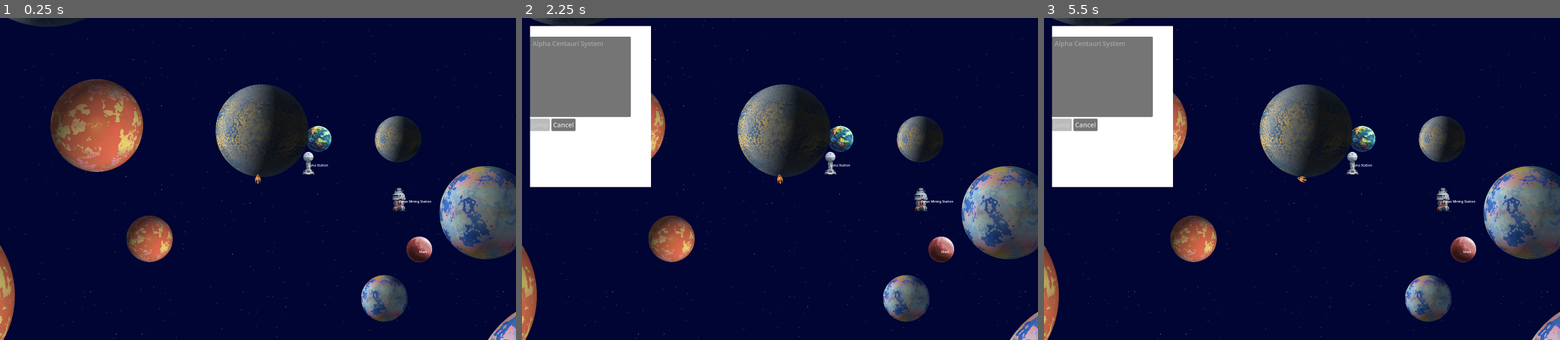
Above: before the commit, frames 1-3 (left to right).
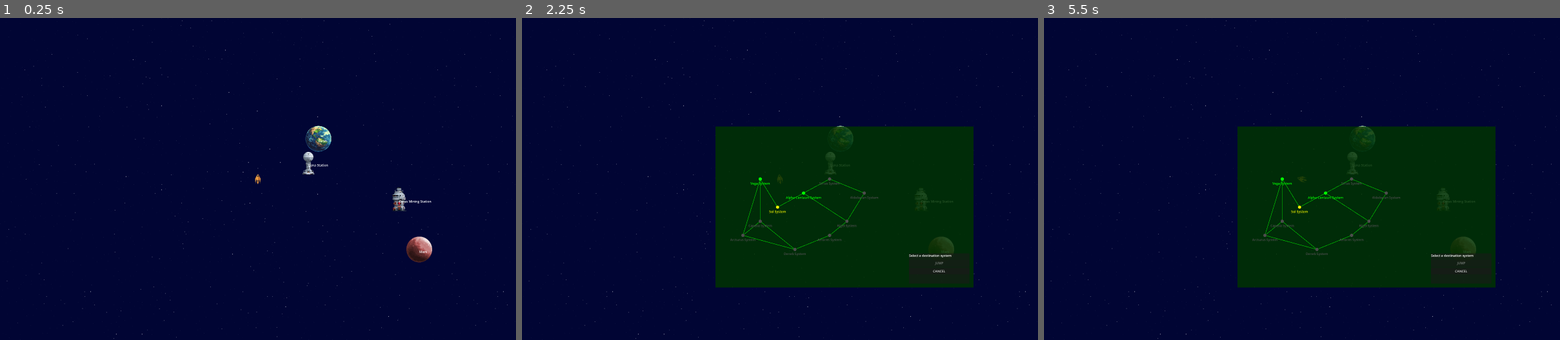
Above: after the commit, the same moments.

Repository: krets/GN_Prototype
Game: Godot game, scene res://scenes/Main.tscn
Two runs of this game, one before a commit and one after it. Both use one fixed random seed, a clock stepped at 60 frames per second and the inputs below.
Inputs (mouse positions are in pixels of both pictures, inside the frame that each line leads up to):
- Up to frame 1 (0.25 s): no input
- Up to frame 2 (2.25 s): tap Enter at 0.5 s; move the mouse to (893, 162) at 0.52 s; hold Right (turn_right) 0.53-1.25 s; hold H (hyperspace) 0.53-1.25 s; click (893, 162) at 0.67 s; click "Cancel" (after the commit: "CANCEL") at 1.25 s; tap Space (interact) at 2 s; move the mouse to (676, 195) at 2.02 s; hold Left (turn_left) from 2.03 s (still down); tap H (hyperspace) at 2.1 s; click (676, 195) at 2.17 s
- Up to frame 3 (5.5 s): tap Enter at 2.75, 4.25 s; move the mouse to (1353, 108) at 2.77 s; release Left (turn_left) at 2.78 s; hold Right (turn_right) 2.78-3.53 s; hold Space (interact) 2.78-3.53 s; click (1353, 108) at 2.92 s; tap H (hyperspace) at 3.05, 3.6, 5.3 s; move the mouse to (1276, 243) at 3.52 s; hold Up (thrust) 3.53-4.28 s; click (1276, 243) at 3.67 s; move the mouse to (1456, 227) at 4.27 s; hold H (hyperspace) 4.28-5.03 s; hold Left (turn_left) from 4.28 s (still down); click (1456, 227) at 4.42 s; tap Escape (ui_cancel) at 4.9 s; move the mouse to (1147, 130) at 5.02 s; tap Space (interact) at 5.1 s; click (1147, 130) at 5.17 s

The runs differ from the first frame. In frame 1, 15% of the frame differs, in the area x 0-100%, y 0-100%; in frame 2, 44%; in frame 3, 44%.

Commit message:
Hyperspace Map Improved
also many more systems added. Quite simple to add more. Just modify the JSON file in the Data folder.

Diff:
--- a/data/universe.json
+++ b/data/universe.json
@@ -4,7 +4,7 @@
 	  "name": "Sol System",
 	  "description": "The birthplace of humanity",
 	  "background": "res://backgrounds/sol_nebula.png",
-	  "connections": ["alpha_centauri"],
+	  "connections": ["alpha_centauri", "vega_system"],
 	  "starfield": {
 		"layer_count": 3,
 		"base_density": 150,
@@ -74,7 +74,7 @@
 	  "name": "Alpha Centauri System",
 	  "description": "Humanity's first interstellar colony",
 	  "background": "res://backgrounds/alpha_centauri_nebula.png",
-	  "connections": ["sol_system"],
+	  "connections": ["sol_system", "sirius_system", "rigel_system"],
 	  "starfield": {
 		"layer_count": 5,
 		"base_density": 200,
@@ -127,6 +127,192 @@
 		  "population": 5000
 		}
 	  ]
+	},
+	"vega_system": {
+	  "name": "Vega System",
+	  "description": "A frontier trading hub",
+	  "connections": ["sol_system", "arcturus_system", "capella_system"],
+	  "celestial_bodies": [
+		{
+		  "id": "vega_prime",
+		  "name": "Vega Prime",
+		  "type": "planet",
+		  "description": "A rocky mining world",
+		  "position": { "x": 400, "y": 200 },
+		  "sprite": "res://sprites/planets/earth.png",
+		  "can_land": true,
+		  "services": ["outfitter", "commodity_exchange"],
+		  "government": "independent",
+		  "tech_level": 3,
+		  "population": 2000000
+		},
+		{
+		  "id": "vega_station",
+		  "name": "Vega Outpost",
+		  "type": "station",
+		  "description": "A small trading station",
+		  "position": { "x": -300, "y": -100 },
+		  "sprite": "res://sprites/stations/mining_station.png",
+		  "can_land": true,
+		  "services": ["commodity_exchange", "bar"],
+		  "government": "independent",
+		  "tech_level": 3,
+		  "population": 15000
+		}
+	  ]
+	},
+	"sirius_system": {
+	  "name": "Sirius System",
+	  "description": "A wealthy commercial system",
+	  "connections": ["alpha_centauri", "aldebaran_system"],
+	  "celestial_bodies": [
+		{
+		  "id": "sirius_major",
+		  "name": "Sirius Major",
+		  "type": "planet",
+		  "description": "A prosperous trade world",
+		  "position": { "x": -200, "y": 400 },
+		  "sprite": "res://sprites/planets/earth.png",
+		  "can_land": true,
+		  "services": ["shipyard", "outfitter", "commodity_exchange", "mission_computer"],
+		  "government": "confederation",
+		  "tech_level": 5,
+		  "population": 150000000
+		}
+	  ]
+	},
+	"rigel_system": {
+	  "name": "Rigel System",
+	  "description": "An industrial manufacturing center",
+	  "connections": ["alpha_centauri", "antares_system", "aldebaran_system"],
+	  "celestial_bodies": [
+		{
+		  "id": "rigel_forge",
+		  "name": "Rigel Forge",
+		  "type": "station",
+		  "description": "A massive shipbuilding facility",
+		  "position": { "x": 0, "y": 0 },
+		  "sprite": "res://sprites/stations/jump_gate.png",
+		  "can_land": true,
+		  "services": ["shipyard", "outfitter"],
+		  "government": "confederation",
+		  "tech_level": 6,
+		  "population": 500000
+		},
+		{
+		  "id": "rigel_beta",
+		  "name": "Rigel Beta",
+		  "type": "planet",
+		  "description": "An industrial world",
+		  "position": { "x": 600, "y": -300 },
+		  "sprite": "res://sprites/planets/mars.png",
+		  "can_land": true,
+		  "services": ["commodity_exchange", "mission_computer"],
+		  "government": "confederation",
+		  "tech_level": 4,
+		  "population": 80000000
+		}
+	  ]
+	},
+	"arcturus_system": {
+	  "name": "Arcturus System",
+	  "description": "A quiet research system",
+	  "connections": ["vega_system", "capella_system", "deneb_system"],
+	  "celestial_bodies": [
+		{
+		  "id": "arcturus_lab",
+		  "name": "Arcturus Research Lab",
+		  "type": "station",
+		  "description": "Advanced scientific research facility",
+		  "position": { "x": -400, "y": 200 },
+		  "sprite": "res://sprites/stations/research_station.png",
+		  "can_land": true,
+		  "services": ["outfitter", "bar"],
+		  "government": "confederation",
+		  "tech_level": 7,
+		  "population": 25000
+		}
+	  ]
+	},
+	"deneb_system": {
+	  "name": "Deneb System",
+	  "description": "A remote frontier outpost",
+	  "connections": ["arcturus_system", "capella_system", "antares_system"],
+	  "celestial_bodies": [
+		{
+		  "id": "deneb_outpost",
+		  "name": "Deneb Frontier Post",
+		  "type": "station",
+		  "description": "The edge of known space",
+		  "position": { "x": 300, "y": 300 },
+		  "sprite": "res://sprites/stations/mining_station.png",
+		  "can_land": true,
+		  "services": ["commodity_exchange", "bar"],
+		  "government": "independent",
+		  "tech_level": 2,
+		  "population": 8000
+		}
+	  ]
+	},
+	"aldebaran_system": {
+	  "name": "Aldebaran System",
+	  "description": "A strategic military system",
+	  "connections": ["sirius_system", "rigel_system"],
+	  "celestial_bodies": [
+		{
+		  "id": "aldebaran_base",
+		  "name": "Aldebaran Naval Base",
+		  "type": "station",
+		  "description": "Confederation military headquarters",
+		  "position": { "x": 0, "y": -400 },
+		  "sprite": "res://sprites/stations/jump_gate.png",
+		  "can_land": true,
+		  "services": ["shipyard", "outfitter", "mission_computer"],
+		  "government": "confederation",
+		  "tech_level": 6,
+		  "population": 200000
+		}
+	  ]
+	},
+	"antares_system": {
+	  "name": "Antares System",
+	  "description": "A dangerous pirate haven",
+	  "connections": ["rigel_system", "deneb_system"],
+	  "celestial_bodies": [
+		{
+		  "id": "antares_hideout",
+		  "name": "Freeport Antares",
+		  "type": "station",
+		  "description": "A lawless trading post",
+		  "position": { "x": 500, "y": 100 },
+		  "sprite": "res://sprites/stations/mining_station.png",
+		  "can_land": true,
+		  "services": ["outfitter", "commodity_exchange", "bar"],
+		  "government": "independent",
+		  "tech_level": 3,
+		  "population": 50000
+		}
+	  ]
+	},
+	"capella_system": {
+	  "name": "Capella System",
+	  "description": "An agricultural supply system",
+	  "connections": ["vega_system", "arcturus_system", "deneb_system"],
+	  "celestial_bodies": [
+		{
+		  "id": "capella_farms",
+		  "name": "Capella Agricultural Station",
+		  "type": "station",
+		  "description": "Food production for the frontier",
+		  "position": { "x": -200, "y": -200 },
+		  "sprite": "res://sprites/stations/mining_station.png",
+		  "can_land": true,
+		  "services": ["commodity_exchange", "bar"],
+		  "government": "confederation",
+		  "tech_level": 4,
+		  "population": 75000
+		}
+	  ]
 	}
   },
   "governments": {
--- a/project.godot
+++ b/project.godot
@@ -23,6 +23,7 @@
 
 window/size/viewport_width=3840
 window/size/viewport_height=2160
+window/size/mode=3
 window/stretch/scale=2.0
 
 [input]
--- /dev/null
+++ b/scenes/HyperspaceMap.tscn
@@ -0,0 +1,37 @@
+[gd_scene load_steps=2 format=3 uid="uid://dx1xspawun6rt"]
+
+[ext_resource type="Script" uid="uid://din31j8ene7cm" path="res://scripts/HyperspaceMap.gd" id="1_8ufwo"]
+
+[node name="HyperspaceMap" type="Control"]
+layout_mode = 3
+anchors_preset = 0
+offset_right = 800.0
+offset_bottom = 600.0
+script = ExtResource("1_8ufwo")
+
+[node name="InfoPanel" type="Panel" parent="."]
+layout_mode = 0
+offset_left = 500.0
+offset_top = 450.0
+offset_right = 800.0
+offset_bottom = 600.0
+
+[node name="VBox" type="VBoxContainer" parent="InfoPanel"]
+layout_mode = 1
+anchors_preset = 15
+anchor_right = 1.0
+anchor_bottom = 1.0
+grow_horizontal = 2
+grow_vertical = 2
+theme_override_constants/separation = 10
+
+[node name="InfoLabel" type="Label" parent="InfoPanel/VBox"]
+layout_mode = 2
+
+[node name="JumpButton" type="Button" parent="InfoPanel/VBox"]
+layout_mode = 2
+text = "JUMP"
+
+[node name="CancelButton" type="Button" parent="InfoPanel/VBox"]
+layout_mode = 2
+text = "CANCEL"
--- a/scenes/Main.tscn
+++ b/scenes/Main.tscn
@@ -1,8 +1,9 @@
-[gd_scene load_steps=4 format=3 uid="uid://bxvy6rfv2kbi4"]
+[gd_scene load_steps=5 format=3 uid="uid://bxvy6rfv2kbi4"]
 
 [ext_resource type="PackedScene" uid="uid://bs2vv8mki25h1" path="res://scenes/SystemScene.tscn" id="1_rvslj"]
 [ext_resource type="PackedScene" uid="uid://el1ywym68otq" path="res://scenes/PlayerShip.tscn" id="2_0bbpv"]
 [ext_resource type="Script" uid="uid://uojwd2ka5uy1" path="res://scripts/UIController.gd" id="3_0bbpv"]
+[ext_resource type="PackedScene" uid="uid://dx1xspawun6rt" path="res://scenes/HyperspaceMap.tscn" id="4_rarhs"]
 
 [node name="Main" type="Node2D"]
 
@@ -14,39 +15,21 @@
 
 [node name="UIController" type="Control" parent="UI"]
 layout_mode = 3
-anchors_preset = 0
-offset_right = 40.0
-offset_bottom = 40.0
+anchors_preset = 15
+anchor_right = 1.0
+anchor_bottom = 1.0
+grow_horizontal = 2
+grow_vertical = 2
+scale = Vector2(0.5, 0.5)
+pivot_offset = Vector2(960, 540)
 script = ExtResource("3_0bbpv")
 
-[node name="HyperspaceMenu" type="ColorRect" parent="UI/UIController"]
-layout_mode = 0
-offset_right = 40.0
-offset_bottom = 40.0
-
-[node name="VBoxContainer" type="VBoxContainer" parent="UI/UIController/HyperspaceMenu"]
-layout_mode = 0
-offset_right = 40.0
-offset_bottom = 40.0
-
-[node name="Title" type="Label" parent="UI/UIController/HyperspaceMenu/VBoxContainer"]
-layout_mode = 2
-text = "Select Destination"
-
-[node name="SystemList" type="ItemList" parent="UI/UIController/HyperspaceMenu/VBoxContainer"]
-layout_mode = 2
-
-[node name="HBoxContainer" type="HBoxContainer" parent="UI/UIController/HyperspaceMenu/VBoxContainer"]
-layout_mode = 2
-
-[node name="TravelButton" type="Button" parent="UI/UIController/HyperspaceMenu/VBoxContainer/HBoxContainer"]
-layout_mode = 2
-text = "Jump"
-
-[node name="CancelButton" type="Button" parent="UI/UIController/HyperspaceMenu/VBoxContainer/HBoxContainer"]
-layout_mode = 2
-text = "Cancel"
-
-[node name="InfoLabel" type="Label" parent="UI/UIController/HyperspaceMenu/VBoxContainer"]
-layout_mode = 2
-text = "Select destination system"
+[node name="HyperspaceMap" parent="UI/UIController" instance=ExtResource("4_rarhs")]
+layout_mode = 1
+anchors_preset = 15
+anchor_right = 1.0
+anchor_bottom = 1.0
+offset_right = 0.0
+offset_bottom = 0.0
+grow_horizontal = 2
+grow_vertical = 2
--- a/scenes/SystemScene.tscn
+++ b/scenes/SystemScene.tscn
@@ -14,4 +14,5 @@
 [node name="PlayerSpawn" type="Node2D" parent="."]
 
 [node name="PlanetGenerator" parent="." instance=ExtResource("3_yc7ia")]
+visible = false
 position = Vector2(402, 579)
--- /dev/null
+++ b/scripts/HyperspaceMap.gd
@@ -0,0 +1,209 @@
+# =============================================================================
+# HYPERSPACE MAP - Visual galaxy map for system navigation
+# =============================================================================
+# HyperspaceMap.gd
+extends Control
+
+@onready var info_label = $InfoPanel/VBox/InfoLabel
+@onready var jump_button = $InfoPanel/VBox/JumpButton
+@onready var cancel_button = $InfoPanel/VBox/CancelButton
+
+var systems_data: Dictionary = {}
+var system_positions: Dictionary = {}
+var system_connections: Dictionary = {}
+var selected_system: String = ""
+var current_system: String = ""
+
+# Visual settings - retro DOS green theme
+var bg_color = Color(0.0, 0.2, 0.0, 0.85)  # Dark green with 75% transparency
+var line_color = Color(0.0, 0.8, 0.0, 1.0)  # Bright green
+var system_color = Color(0.0, 1.0, 0.0, 1.0)  # Bright green
+var current_system_color = Color(1.0, 1.0, 0.0, 1.0)  # Yellow
+var selected_system_color = Color(1.0, 0.5, 0.0, 1.0)  # Orange
+var unavailable_color = Color(0.3, 0.3, 0.3, 1.0)  # Dark gray
+
+var system_radius = 8.0
+var line_width = 2.0
+
+func _ready():
+	# Don't force full rect - let the parent control the size
+	setup_systems()
+	current_system = UniverseManager.current_system_id
+	jump_button.pressed.connect(_on_jump_pressed)
+	cancel_button.pressed.connect(_on_cancel_pressed)
+	update_ui()
+
+func setup_systems():
+	"""Define system positions and connections for the map"""
+	# Use the actual control size for positioning
+	var control_size = size
+	if control_size.x == 0 or control_size.y == 0:
+		# If size isn't set yet, use reasonable defaults
+		control_size = Vector2(800, 600)
+
+	var margin = 50
+	var map_width = control_size.x - (margin * 2) - 320  # Leave space for info panel
+	var map_height = control_size.y - (margin * 2)
+
+	# Define system positions (distributed across the map)
+	system_positions = {
+		"sol_system": Vector2(margin + map_width * 0.3, margin + map_height * 0.5),
+		"alpha_centauri": Vector2(margin + map_width * 0.45, margin + map_height * 0.4),
+		"vega_system": Vector2(margin + map_width * 0.2, margin + map_height * 0.3),
+		"sirius_system": Vector2(margin + map_width * 0.6, margin + map_height * 0.3),
+		"rigel_system": Vector2(margin + map_width * 0.7, margin + map_height * 0.6),
+		"arcturus_system": Vector2(margin + map_width * 0.1, margin + map_height * 0.7),
+		"deneb_system": Vector2(margin + map_width * 0.4, margin + map_height * 0.8),
+		"aldebaran_system": Vector2(margin + map_width * 0.8, margin + map_height * 0.4),
+		"antares_system": Vector2(margin + map_width * 0.6, margin + map_height * 0.7),
+		"capella_system": Vector2(margin + map_width * 0.2, margin + map_height * 0.6)
+	}
+
+	# Define connections (simple network, 2-3 connections per system)
+	system_connections = {
+		"sol_system": ["alpha_centauri", "vega_system"],
+		"alpha_centauri": ["sol_system", "sirius_system", "rigel_system"],
+		"vega_system": ["sol_system", "arcturus_system", "capella_system"],
+		"sirius_system": ["alpha_centauri", "aldebaran_system"],
+		"rigel_system": ["alpha_centauri", "antares_system", "aldebaran_system"],
+		"arcturus_system": ["vega_system", "capella_system", "deneb_system"],
+		"deneb_system": ["arcturus_system", "capella_system", "antares_system"],
+		"aldebaran_system": ["sirius_system", "rigel_system"],
+		"antares_system": ["rigel_system", "deneb_system"],
+		"capella_system": ["vega_system", "arcturus_system", "deneb_system"]
+	}
+
+	systems_data = UniverseManager.universe_data.systems
+
+func _draw():
+	# Draw background - fill the entire control
+	draw_rect(Rect2(Vector2.ZERO, size), bg_color)
+
+	# Debug: print control size
+	if size.x == 0 or size.y == 0:
+		print("HyperspaceMap has zero size: ", size)
+		return
+
+	# Draw connection lines first (so they appear behind systems)
+	for system_id in system_connections:
+		if system_id in system_positions:
+			var system_pos = system_positions[system_id]
+			var connections = system_connections[system_id]
+
+			for connected_id in connections:
+				if connected_id in system_positions:
+					var connected_pos = system_positions[connected_id]
+					draw_line(system_pos, connected_pos, line_color, line_width)
+
+	# Draw systems
+	for system_id in system_positions:
+		var pos = system_positions[system_id]
+		var color = system_color
+
+		# Color coding
+		if system_id == current_system:
+			color = current_system_color
+		elif system_id == selected_system:
+			color = selected_system_color
+		elif not can_travel_to(system_id):
+			color = unavailable_color
+
+		# Draw system circle
+		draw_circle(pos, system_radius, color)
+
+		# Draw system name
+		var system_name = systems_data.get(system_id, {}).get("name", system_id)
+		var font = ThemeDB.fallback_font
+		var font_size = 16
+		var text_size = font.get_string_size(system_name, HORIZONTAL_ALIGNMENT_CENTER, -1, font_size)
+		var text_pos = pos + Vector2(-text_size.x / 2, system_radius + 20)
+		draw_string(font, text_pos, system_name, HORIZONTAL_ALIGNMENT_CENTER, -1, font_size, color)
+
+func _gui_input(event):
+	if event is InputEventMouseButton and event.pressed:
+		if event.button_index == MOUSE_BUTTON_LEFT:
+			var clicked_system = get_system_at_position(event.position)
+			if clicked_system != "":
+				select_system(clicked_system)
+
+func get_system_at_position(pos: Vector2) -> String:
+	"""Find which system was clicked based on mouse position"""
+	for system_id in system_positions:
+		var system_pos = system_positions[system_id]
+		var distance = pos.distance_to(system_pos)
+		if distance <= system_radius + 10:  # Small margin for easier clicking
+			return system_id
+	return ""
+
+func select_system(system_id: String):
+	"""Select a system and update UI"""
+	selected_system = system_id
+	update_ui()
+	queue_redraw()
+
+func update_ui():
+	"""Update the info panel based on current selection"""
+	if selected_system == "":
+		info_label.text = "Select a destination system"
+		jump_button.disabled = true
+	elif selected_system == current_system:
+		info_label.text = "Current location: " + get_system_name(selected_system)
+		jump_button.disabled = true
+	elif can_travel_to(selected_system):
+		info_label.text = "Jump to: " + get_system_name(selected_system)
+		jump_button.disabled = false
+	else:
+		info_label.text = get_system_name(selected_system) + " - Not accessible"
+		jump_button.disabled = true
+
+func get_system_name(system_id: String) -> String:
+	return systems_data.get(system_id, {}).get("name", system_id)
+
+func can_travel_to(system_id: String) -> bool:
+	"""Check if we can travel to the specified system"""
+	if current_system == "":
+		return false
+	var connections = system_connections.get(current_system, [])
+	return system_id in connections
+
+func _on_jump_pressed():
+	if selected_system != "" and can_travel_to(selected_system):
+		UniverseManager.change_system(selected_system)
+		hide_map()
+
+func _on_cancel_pressed():
+	hide_map()
+
+func show_map():
+	"""Show the hyperspace map"""
+	# Recalculate system positions based on current size
+	setup_systems()
+
+	# Position info panel relative to this control's size
+	var control_size = size
+	var panel_width = 300
+	var panel_height = 150
+	var info_panel = $InfoPanel
+
+	# Position in bottom right corner of THIS control, not the viewport
+	info_panel.position = Vector2(control_size.x - panel_width - 20, control_size.y - panel_height - 20)
+	info_panel.size = Vector2(panel_width, panel_height)
+
+	current_system = UniverseManager.current_system_id
+	selected_system = ""
+	update_ui()
+	visible = true
+	get_tree().paused = true
+
+	# Force a redraw with new positions
+	queue_redraw()
+
+func hide_map():
+	"""Hide the hyperspace map"""
+	visible = false
+	get_tree().paused = false
+
+func _input(event):
+	if visible and event.is_action_pressed("ui_cancel"):
+		hide_map()
+		get_viewport().set_input_as_handled()
--- a/scripts/UIController.gd
+++ b/scripts/UIController.gd
@@ -1,120 +1,29 @@
 # =============================================================================
-# EXACT NODE STRUCTURE FOR UI
-# =============================================================================
-# Main Scene Structure:
-# Main (Node2D)
-# └── UI (CanvasLayer)
-#     └── UIController (Control) - attach UIController.gd script here
-#         └── HyperspaceMenu (Panel)
-#             └── VBoxContainer
-#                 ├── Title (Label) - text: "Hyperspace Navigation"
-#                 ├── SystemList (ItemList)
-#                 ├── HBoxContainer
-#                 │   ├── TravelButton (Button) - text: "Jump"
-#                 │   └── CancelButton (Button) - text: "Cancel"
-#                 └── InfoLabel (Label) - text: "Select destination system"
-
-# =============================================================================
-# IMPROVED UI CONTROLLER
+# UPDATED UI CONTROLLER - Now uses visual hyperspace map
 # =============================================================================
 # UIController.gd
 extends Control
 
-@onready var hyperspace_menu = $HyperspaceMenu
-@onready var system_list = $HyperspaceMenu/VBoxContainer/SystemList
-@onready var travel_button = $HyperspaceMenu/VBoxContainer/HBoxContainer/TravelButton
-@onready var cancel_button = $HyperspaceMenu/VBoxContainer/HBoxContainer/CancelButton
-@onready var info_label = $HyperspaceMenu/VBoxContainer/InfoLabel
+@onready var hyperspace_map = $HyperspaceMap
 
 func _ready():
 	add_to_group("ui")
 	setup_ui()
-	connect_signals()
 
 func setup_ui():
-	# Hide menu initially
-	hyperspace_menu.visible = false
-
-	# Set up the hyperspace menu panel
-	hyperspace_menu.set_anchors_and_offsets_preset(Control.PRESET_CENTER)
-	hyperspace_menu.size = Vector2(300, 400)
-
-	# Configure system list
-	system_list.custom_minimum_size = Vector2(250, 200)
+	# Hide map initially
+	if hyperspace_map:
+		hyperspace_map.visible = false
 
 	# Make sure process mode allows UI to work when paused
 	process_mode = Node.PROCESS_MODE_ALWAYS
 
-func connect_signals():
-	travel_button.pressed.connect(_on_travel_button_pressed)
-	cancel_button.pressed.connect(_on_cancel_button_pressed)
-	system_list.item_selected.connect(_on_system_selected)
-
 func show_hyperspace_menu():
-	populate_system_list()
-	hyperspace_menu.visible = true
-	get_tree().paused = true
-
-	# Clear selection and update buttons
-	system_list.deselect_all()
-	travel_button.disabled = true
-	info_label.text = "Select destination system"
-
-func hide_hyperspace_menu():
-	hyperspace_menu.visible = false
-	get_tree().paused = false
-
-func populate_system_list():
-	system_list.clear()
-	var current_system = UniverseManager.get_current_system()
-	var connections = current_system.get("connections", [])
-
-	print("Current system connections: ", connections)  # Debug
-
-	for system_id in connections:
-		var system_data = UniverseManager.universe_data.systems.get(system_id, {})
-		var system_name = system_data.get("name", system_id)
-		system_list.add_item(system_name)
-		system_list.set_item_metadata(system_list.get_item_count() - 1, system_id)
-		print("Added system: ", system_name, " (", system_id, ")")  # Debug
-
-func _on_system_selected(index: int):
-	travel_button.disabled = false
-	var system_id = system_list.get_item_metadata(index)
-	var system_data = UniverseManager.universe_data.systems.get(system_id, {})
-	var system_name = system_data.get("name", system_id)
-	info_label.text = "Jump to: " + system_name
-
-func _on_travel_button_pressed():
-	var selected = system_list.get_selected_items()
-	if selected.size() > 0:
-		var system_id = system_list.get_item_metadata(selected[0])
-		print("Traveling to: ", system_id)  # Debug
-		UniverseManager.change_system(system_id)
-		hide_hyperspace_menu()
-
-func _on_cancel_button_pressed():
-	hide_hyperspace_menu()
+	"""Show the visual hyperspace map"""
+	if hyperspace_map and hyperspace_map.has_method("show_map"):
+		hyperspace_map.show_map()
 
 func _input(event):
-	if event.is_action_pressed("ui_cancel") and hyperspace_menu.visible:
-		hide_hyperspace_menu()
+	if event.is_action_pressed("ui_cancel") and hyperspace_map and hyperspace_map.visible:
+		hyperspace_map.hide_map()
 		get_viewport().set_input_as_handled()
-
-# =============================================================================
-# MANUAL UI SETUP STEPS (if you prefer not to rebuild):
-# =============================================================================
-# 1. Select your UIController (Control node)
-# 2. Set Layout → Full Rect (so it covers the full screen)
-# 3. Add Panel as child, rename to "HyperspaceMenu"
-# 4. Set HyperspaceMenu anchors to Center, size to 300x400
-# 5. Add VBoxContainer as child of HyperspaceMenu
-# 6. Set VBoxContainer to Full Rect of the Panel
-# 7. Add margins: 20 pixels on all sides
-# 8. Add these children to VBoxContainer:
-#    - Label (name: Title, text: "Hyperspace Navigation")
-#    - ItemList (name: SystemList, min size: 250x200)
-#    - HBoxContainer
-#      - Button (name: TravelButton, text: "Jump")
-#      - Button (name: CancelButton, text: "Cancel")
-#    - Label (name: InfoLabel, text: "Select destination system")
Not shown, added: scripts/HyperspaceMap.gd.uid
